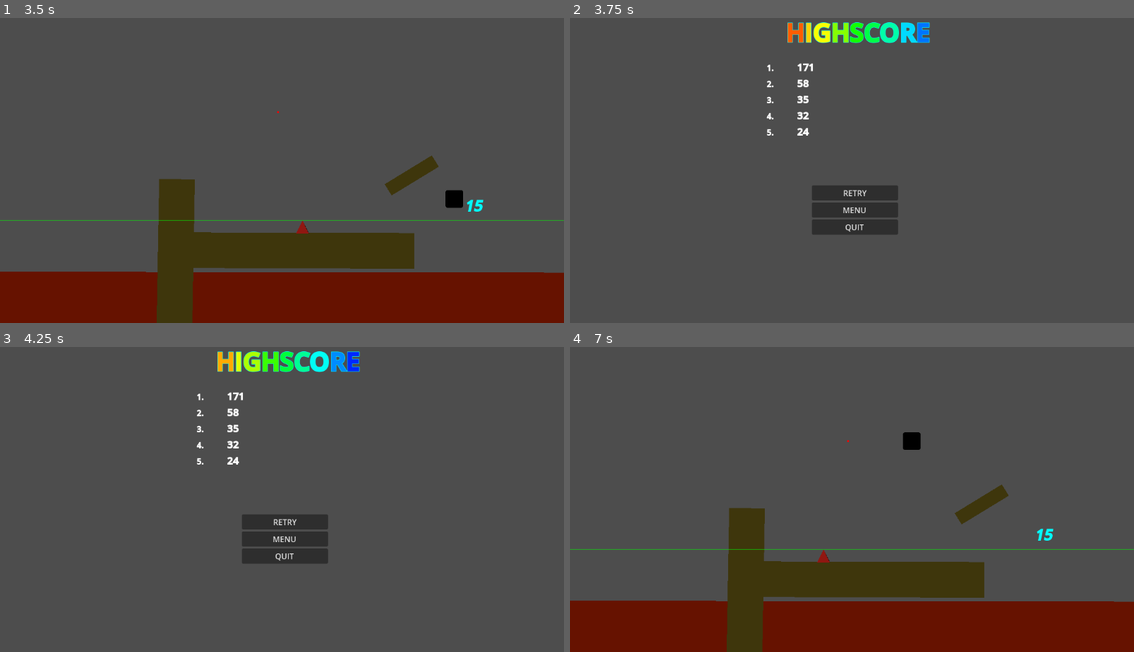
Above: before the commit, frames 1-4 (two rows, left to right).
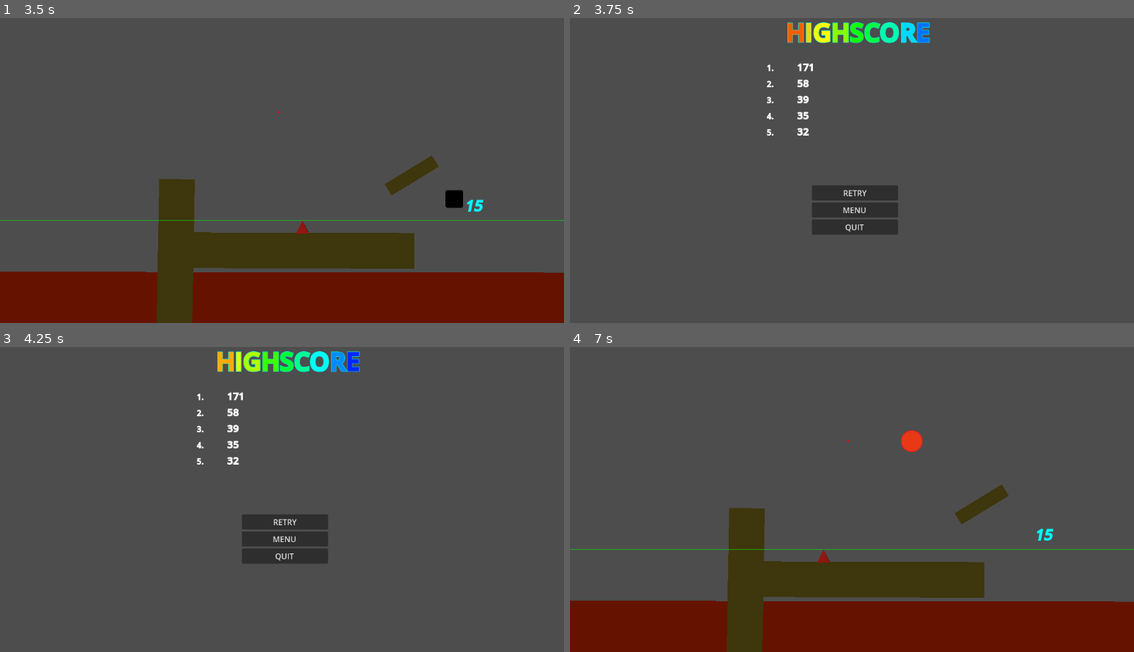
Above: after the commit, the same moments.

Repository: CodyI20/stacking-boxes
Game: Godot game, scene res://Scenes/game.tscn
Same seed, same stepped clock (60 frames per second), same inputs: the game is played once before the commit and once after it. The engine's default icon, where the game draws it, is replaced by a stand-in: a white triangle on a blue panel in a dark square.
Inputs:
- Up to frame 1 (3.5 s): tap Enter at 0.5 s; hold D (Right) 0.53-1.28 s; tap Space (Space) at 0.6, 1.35, 2, 2.1, 2.85 s; hold A (Left) 1.28-2.03 s; hold D (Right) from 2.03 s (still down)
- Up to frame 2 (3.75 s): release D (Right) at 3.53 s; hold A (Left) from 3.53 s (still down); tap Space (Space) at 3.6 s
- Up to frame 3 (4.25 s): keep holding A (Left)
- Up to frame 4 (7 s): release A (Left) at 4.25 s; click "RETRY" at 4.25 s; tap Enter at 5 s; hold A (Left) 5.03-6.53 s; tap Space (Space) at 5.1, 5.85, 6.5, 6.6 s; hold D (Right) from 6.53 s (still down)

Frame 1 is identical in both runs. In frame 2, less than 0.1% of the frame differs, in the area x 40-43%, y 25-39%; in frame 3, less than 0.1%; in frame 4, 0.2%, in the area x 58-63%, y 27-35%.

Commit message:
Main menu
 - Added the main menu (greybox) with a title, the necessary buttons (PLAY, OPTIONS, QUIT) and the functionality for PLAY and QUIT)
 - Connected the Game Manager scene swapping functions properly for the menu and game scene

Diff:
--- a/GDScripts/Global/GameManager.gd
+++ b/GDScripts/Global/GameManager.gd
@@ -4,16 +4,16 @@
 
 # SCENE SWAPPING LOGIC
 func go_to_main_menu() -> void:
-	get_tree().call_deferred("reload_current_scene")
-	get_tree().call_deferred("change_scene_to_file", "res://Scenes/game.tscn")
+	get_tree().call_deferred("change_scene_to_file", "res://Scenes/main_menu.tscn")
 
 func retry_level() -> void:
-	get_tree().call_deferred("reload_current_scene")
 	get_tree().call_deferred("change_scene_to_file", "res://Scenes/game.tscn")
 
 func go_to_high_score_scene() -> void:
-	get_tree().call_deferred("reload_current_scene")
 	get_tree().call_deferred("change_scene_to_file", "res://Scenes/highscore.tscn")
+
+func go_to_game_scene() -> void:
+	get_tree().call_deferred("change_scene_to_file", "res://Scenes/game.tscn")
 
 func quit_game() -> void:
 	get_tree().quit()
--- /dev/null
+++ b/GDScripts/main_menu.gd
@@ -0,0 +1,11 @@
+extends Control
+
+
+func _on_play_button_pressed() -> void:
+	GameManager.go_to_game_scene()
+
+func _on_options_button_pressed() -> void:
+	pass # Replace with function body.
+
+func _on_quit_button_pressed() -> void:
+	GameManager.quit_game()
--- a/SaveFileTest/highscore_save_test.tres
+++ b/SaveFileTest/highscore_save_test.tres
@@ -6,6 +6,6 @@
 script = ExtResource("1_fghrk")
 high_score = 171
 high_score_2 = 58
-high_score_3 = 35
-high_score_4 = 32
-high_score_5 = 24
+high_score_3 = 39
+high_score_4 = 35
+high_score_5 = 32
--- a/Scenes/highscore.tscn
+++ b/Scenes/highscore.tscn
@@ -1,7 +1,7 @@
 [gd_scene load_steps=3 format=3 uid="uid://bdf72nkoammvf"]
 
 [ext_resource type="Script" path="res://GDScripts/highscore_container.gd" id="1_4qokc"]
-[ext_resource type="Script" path="res://Scenes/highscore.gd" id="1_14obm"]
+[ext_resource type="Script" path="res://GDScripts/highscore.gd" id="1_14obm"]
 
 [node name="Highscore" type="Control"]
 layout_mode = 3
@@ -77,14 +77,14 @@
 [node name="ButtonsContainer" type="VBoxContainer" parent="."]
 layout_mode = 1
 anchors_preset = -1
-anchor_left = 0.504958
-anchor_top = 0.756
-anchor_right = 0.504958
-anchor_bottom = 0.756
-offset_left = -87.712
-offset_top = -123.888
-offset_right = 88.288
-offset_bottom = 124.112
+anchor_left = 0.505
+anchor_top = 0.643
+anchor_right = 0.505
+anchor_bottom = 0.643
+offset_left = -87.7604
+offset_top = -50.664
+offset_right = 88.2396
+offset_bottom = 50.336
 metadata/_edit_use_anchors_ = true
 
 [node name="RetryButton" type="Button" parent="ButtonsContainer"]
--- /dev/null
+++ b/Scenes/main_menu.tscn
@@ -0,0 +1,57 @@
+[gd_scene load_steps=2 format=3 uid="uid://nrw0tdwp0uxh"]
+
+[ext_resource type="Script" path="res://GDScripts/main_menu.gd" id="1_j1g27"]
+
+[node name="MainMenu" type="Control"]
+layout_mode = 3
+anchors_preset = 15
+anchor_right = 1.0
+anchor_bottom = 1.0
+grow_horizontal = 2
+grow_vertical = 2
+script = ExtResource("1_j1g27")
+
+[node name="TITLE" type="RichTextLabel" parent="."]
+layout_mode = 1
+anchors_preset = -1
+anchor_left = 0.5
+anchor_top = 0.115
+anchor_right = 0.5
+anchor_bottom = 0.115
+offset_left = -164.0
+offset_top = -26.52
+offset_right = 152.0
+offset_bottom = 26.48
+grow_horizontal = 2
+bbcode_enabled = true
+text = "[b][color=ORANGE][pulse freq=0.86 color=#ffffff40 ease=-1.0][font_size=35] STACKING BOXES"
+metadata/_edit_use_anchors_ = true
+
+[node name="ButtonsContainer" type="VBoxContainer" parent="."]
+layout_mode = 1
+anchors_preset = -1
+anchor_left = 0.505
+anchor_top = 0.643
+anchor_right = 0.505
+anchor_bottom = 0.643
+offset_left = -87.7604
+offset_top = -50.664
+offset_right = 88.2396
+offset_bottom = 50.336
+metadata/_edit_use_anchors_ = true
+
+[node name="PlayButton" type="Button" parent="ButtonsContainer"]
+layout_mode = 2
+text = "PLAY"
+
+[node name="OptionsButton" type="Button" parent="ButtonsContainer"]
+layout_mode = 2
+text = "OPTIONS"
+
+[node name="QuitButton" type="Button" parent="ButtonsContainer"]
+layout_mode = 2
+text = "QUIT"
+
+[connection signal="pressed" from="ButtonsContainer/PlayButton" to="." method="_on_play_button_pressed"]
+[connection signal="pressed" from="ButtonsContainer/OptionsButton" to="." method="_on_options_button_pressed"]
+[connection signal="pressed" from="ButtonsContainer/QuitButton" to="." method="_on_quit_button_pressed"]
Renamed: Scenes/highscore.gd -> GDScripts/highscore.gd
